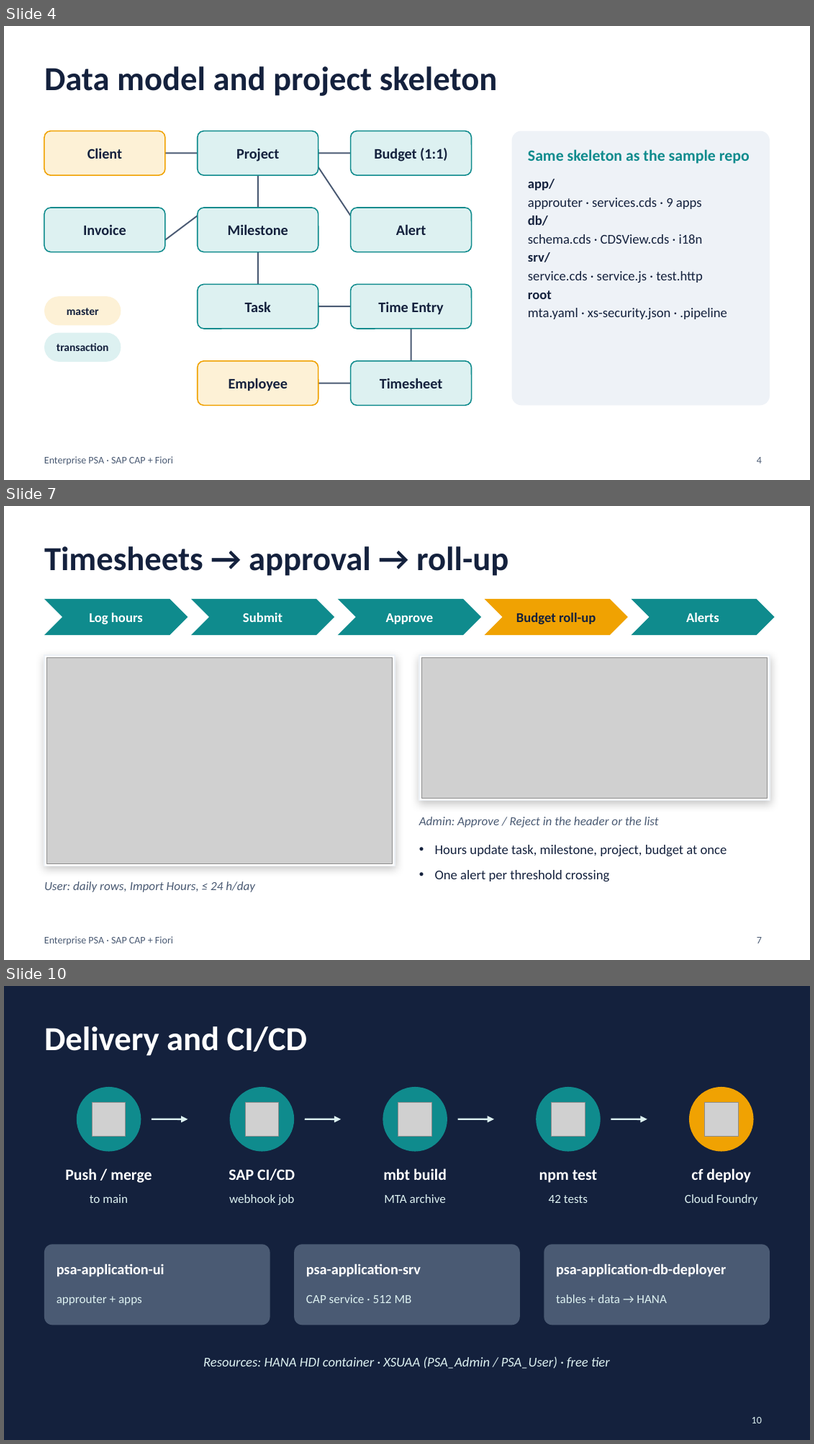
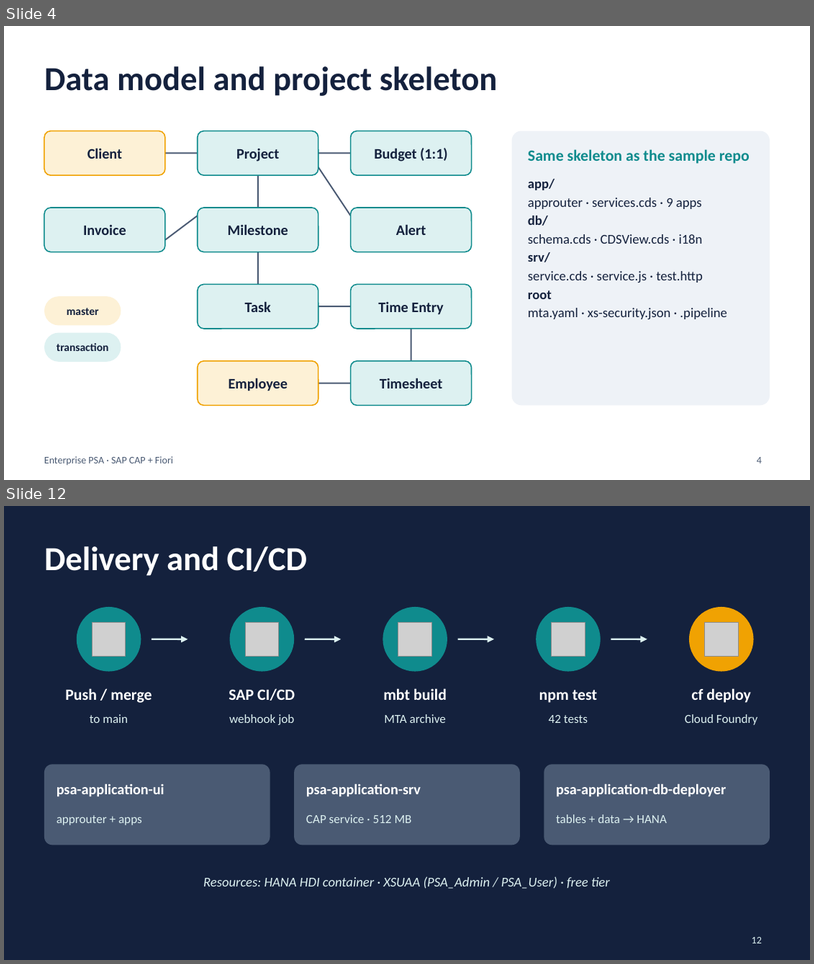
Before and after one commit to saurabh-1907/Saurabh-Pandey-SPRINT-EVALUATION, a slide deck: docs/PSA_Project_Overview.pptx. Shown one above the other, each under a label of ours: slides 4, 7 and 10 before the commit, slides 4 and 12 after it; the slides between them are not shown. The pictures are 814x1444 and 814x964 pixels, drawn with LibreOffice and Linux fonts; fonts in the diff are those of the drawing; grey boxes stand for pictures. Boxes give left, top, right and bottom in pixels: in the first picture for what was removed or moved away, otherwise in the second. Text is boxed around its words. In the diff, an @@ line names an element or a change of style, - is before the commit and + after.

```diff
--- a/docs/PSA_Project_Overview.pptx
+++ b/docs/PSA_Project_Overview.pptx
@@ slide 7 removed at bbox=[4, 506, 810, 960], background #FFFFFF; not listed: 1 template element that a slide beside it also shows @@
@@ title removed at bbox=[44, 546, 509, 576] @@
-Timesheets → approval → roll-up
@@ chevron removed at bbox=[44, 599, 188, 635] @@
@@ text removed at bbox=[89, 613, 143, 624] @@
-Log hours
@@ chevron removed at bbox=[191, 599, 334, 635] @@
@@ text removed at bbox=[243, 613, 283, 622] @@
-Submit
@@ chevron removed at bbox=[338, 599, 481, 635] @@
@@ text removed at bbox=[386, 613, 434, 624] @@
-Approve
@@ chevron removed at bbox=[485, 599, 628, 635] @@
@@ text removed at bbox=[517, 613, 596, 624] @@
-Budget roll-up
@@ chevron removed at bbox=[631, 599, 775, 635] @@
@@ text removed at bbox=[687, 613, 720, 622] @@
-Alerts
@@ rectangle removed at bbox=[44, 655, 395, 866] @@
@@ rectangle removed at bbox=[419, 655, 770, 800] @@
@@ picture removed at bbox=[46, 658, 393, 863] @@
@@ picture removed at bbox=[422, 658, 768, 798] @@
@@ text removed at bbox=[419, 816, 659, 827] @@
-Admin: Approve / Reject in the header or the list
@@ text removed at bbox=[435, 844, 728, 881] @@
-• Hours update task, milestone, project, budget at once
-• One alert per threshold crossing
@@ text removed at bbox=[44, 881, 255, 892] @@
-User: daily rows, Import Hours, ≤ 24 h/day
@@ page number removed at bbox=[757, 937, 762, 943] @@
-7
@@ what was slide 10 is now slide 12 @@
@@ page number at bbox=[752, 937, 762, 943]: text changed @@
-10
+12
```
Also in this commit, not shown: 5 slides changed, 3 slides added, 1 other file.
